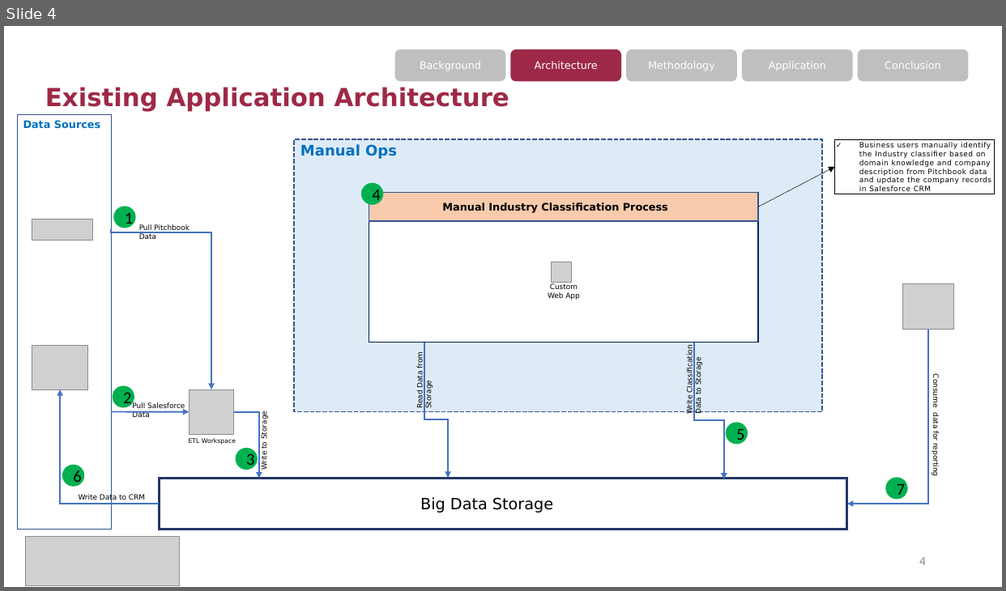
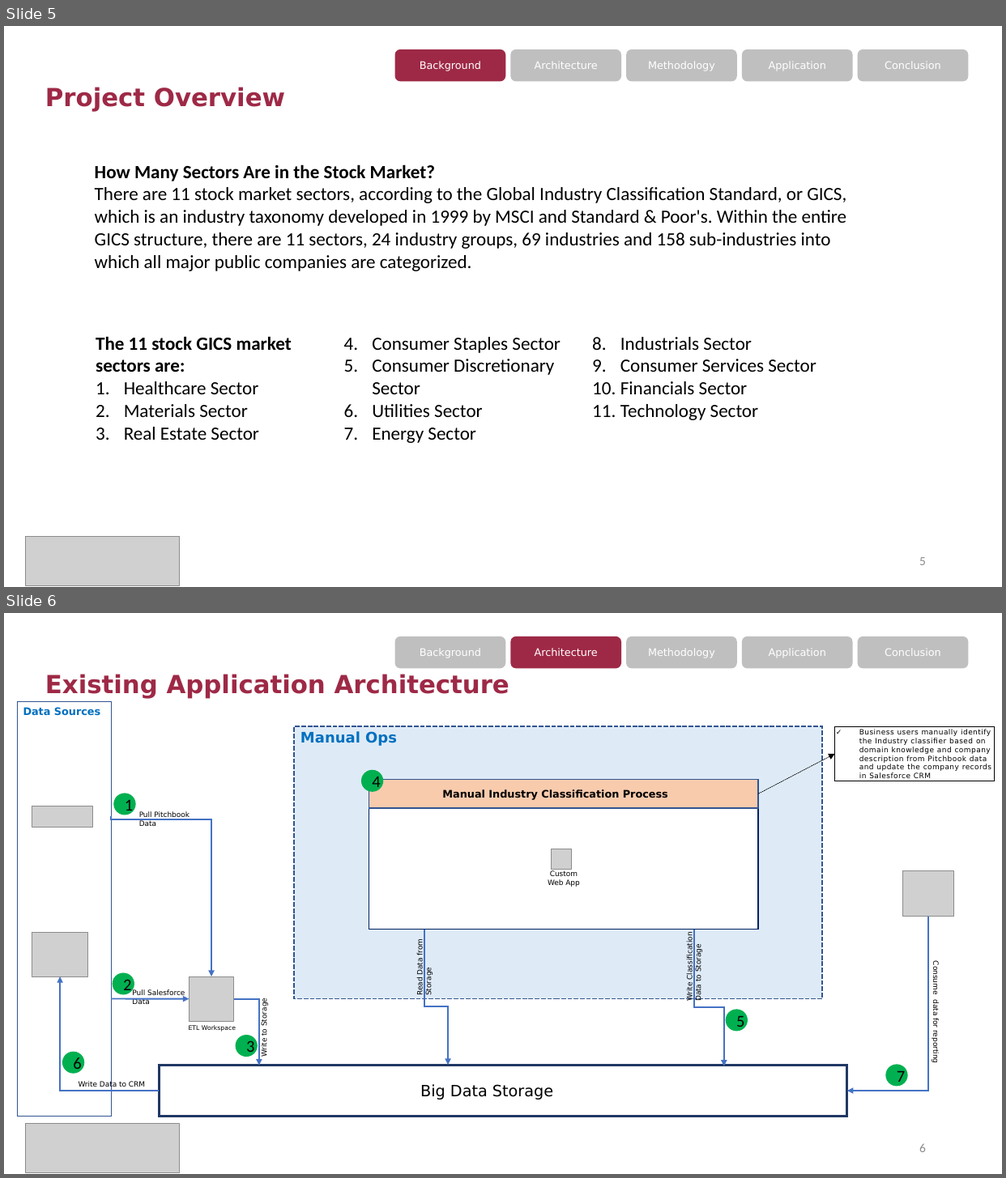
Before and after one commit to zqw86713/MSCA_31008_0N01_Winter_2023_Data_Mining_Principles, a slide deck: Final_project/MScA_31008_Final_Project_Presentation - Pitchbook Industry Classification.pptx. Shown one above the other, each under a label of ours: slide 4 before the commit, slides 5 and 6 after it. The pictures are 1006x591 and 1006x1178 pixels, drawn with LibreOffice and Linux fonts; fonts in the diff are those of the drawing; grey boxes stand for pictures. Boxes give left, top, right and bottom in pixels: in the first picture for what was removed or moved away, otherwise in the second. Text is boxed around its words. In the diff, an @@ line names an element or a change of style, - is before the commit and + after.

```diff
--- a/Final_project/MScA_31008_Final_Project_Presentation - Pitchbook Industry Classification.pptx
+++ b/Final_project/MScA_31008_Final_Project_Presentation - Pitchbook Industry Classification.pptx
@@ slide 5 added at [4,26,1002,587], background #FFFFFF @@
@@ rounded rectangle added at [394,49,505,81], fill #9E2946, 10 pt, text #FFFFFF @@
+Background
@@ rounded rectangle added at [511,49,621,81], fill #BFBFBF, 10 pt, text #FFFFFF @@
+Architecture
@@ rounded rectangle added at [626,49,737,81], fill #BFBFBF, 10 pt, text #FFFFFF @@
+Methodology
@@ rounded rectangle added at [742,49,853,81], fill #BFBFBF, 10 pt, text #FFFFFF @@
+Application
@@ rounded rectangle added at [858,49,968,81], fill #BFBFBF, 10 pt, text #FFFFFF @@
+Conclusion
@@ title added at [45,87,285,112], 24 pt, text #9E2946, bold @@
+Project Overview
@@ text added at [95,165,847,271], 18 pt, text #000000 @@
+How Many Sectors Are in the Stock Market?
+There are 11 stock market sectors, according to the Global Industry Classification Standard, or GICS, which is an industry taxonomy developed in 1999 by MSCI and Standard & Poor's. Within the entire GICS structure, there are 11 sectors, 24 industry groups, 69 industries and 158 sub-industries into which all major public companies are categorized.
@@ text added at [96,336,816,443], 18 pt, text #000000 @@
+The 11 stock GICS market sectors are:
+1. Healthcare Sector
+2. Materials Sector
+3. Real Estate Sector
+4. Consumer Staples Sector
+5. Consumer Discretionary Sector
+6. Utilities Sector
+7. Energy Sector
+8. Industrials Sector
+9. Consumer Services Sector
+10. Financials Sector
+11. Technology Sector
@@ picture added at [26,536,180,586] @@
@@ page number added at [919,557,926,565], 12 pt, text #8C8C8C @@
+5
@@ what was slide 4 is now slide 6 @@
@@ page number at [919,1144,926,1152]: text changed @@
-4
+6
```
Also in this commit, not shown: 1 slide changed, 1 other slide added, 1 other file.
